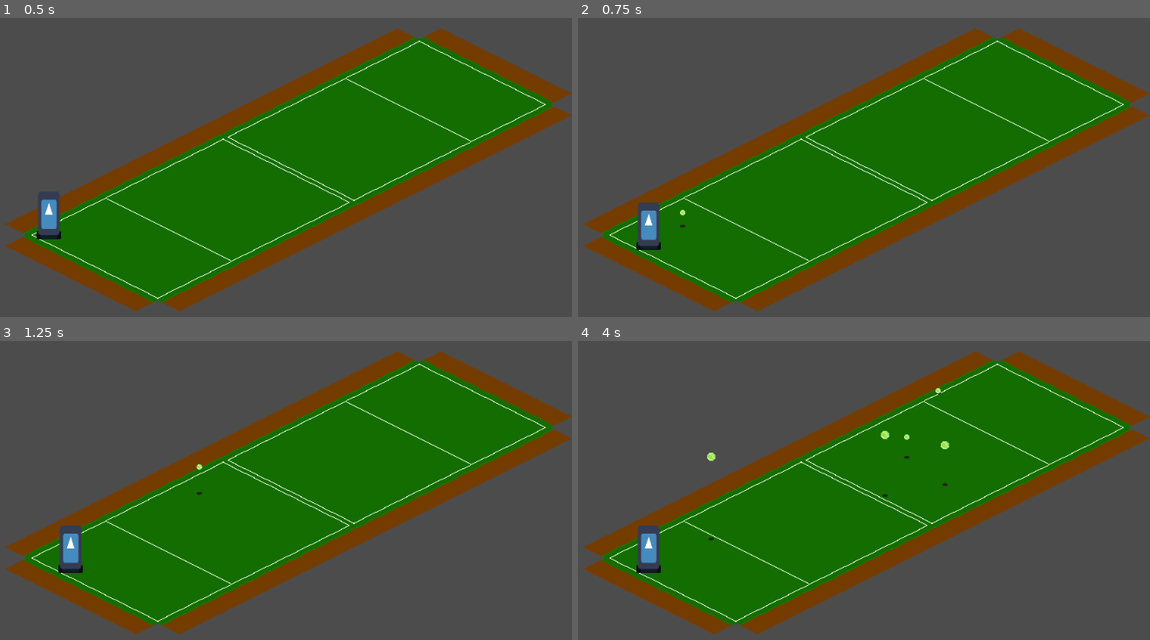
Above: before the commit, frames 1-4 (two rows, left to right).
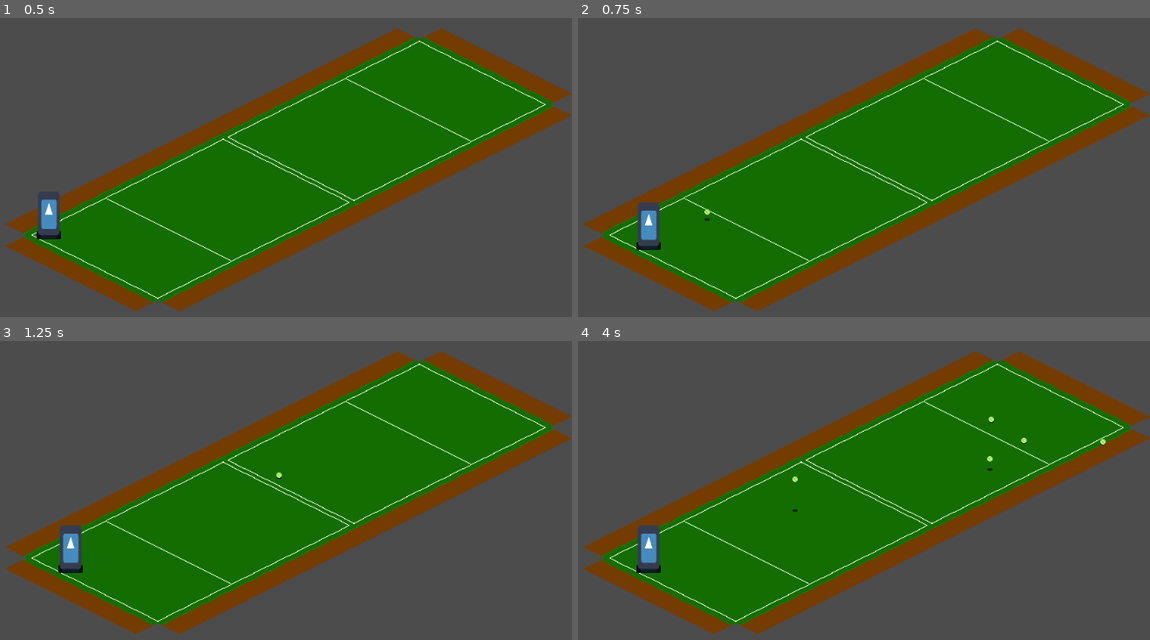
Above: after the commit, the same moments.

Repository: flarkminator/HF_01
Game: Godot game, scene res://Scenes/TestMap.tscn
The game is run twice, just before and just after one commit, with the same random seed, the same clock (stepped at 60 frames per second) and the same inputs. The engine's default icon, where the game draws it, is replaced by a stand-in: a white triangle on a blue panel in a dark square.
Inputs:
- Up to frame 1 (0.5 s): no input
- Up to frame 2 (0.75 s): tap Enter at 0.5 s; hold Right (ui_right) from 0.53 s (still down); tap A (ui_spawnball) at 0.6 s
- Up to frame 3 (1.25 s): keep holding Right (ui_right)
- Up to frame 4 (4 s): release Right (ui_right) at 1.28 s; hold Down (ui_down) 1.28-2.03 s; tap A (ui_spawnball) every 0.75 s from 1.35 to 3.6 s; hold Right (ui_right) 2.03-2.78 s; tap Space at 2.75 s; hold Up (ui_up) 2.78-3.53 s; hold Left (ui_left) from 3.53 s (still down)

Frame 1 is identical in both runs. In frame 2, less than 0.1% of the frame differs, in the area x 17-24%, y 63-71%; in frame 3, less than 0.1%; in frame 4, 0.3%, in the area x 22-93%, y 15-67%.

Commit message:
Adding some new interfaces. Also I didn't actually take lift into account yet.

Diff:
--- /dev/null
+++ b/Scenes/Interfaces/Main Interface.tscn
@@ -0,0 +1,5 @@
+[gd_scene format=2]
+
+[node name="Main Interface" type="Control"]
+anchor_right = 1.0
+anchor_bottom = 1.0
--- /dev/null
+++ b/Scenes/Interfaces/Pause Interface.tscn
@@ -0,0 +1,5 @@
+[gd_scene format=2]
+
+[node name="Pause Interface" type="Control"]
+anchor_right = 1.0
+anchor_bottom = 1.0
--- a/Scripts/Player.gd
+++ b/Scripts/Player.gd
@@ -25,8 +25,9 @@
 	if Input.is_action_just_pressed("ui_left"):
 		move_by(Vector2(0, -1))
 	if Input.is_action_just_pressed("ui_spawnball"):
-		launch_yaw = deg2rad(rand_range(-10,10))
-		launch_pitch = deg2rad(rand_range(10,55))
+		launch_yaw = deg2rad(rand_range(-0,10))
+		launch_pitch = deg2rad(rand_range(5,15))
+		launch_power = 30
 		var launch_vector = Vector3(
 				cos(launch_yaw) * cos(launch_pitch),
 				sin(launch_yaw) * cos(launch_pitch),
